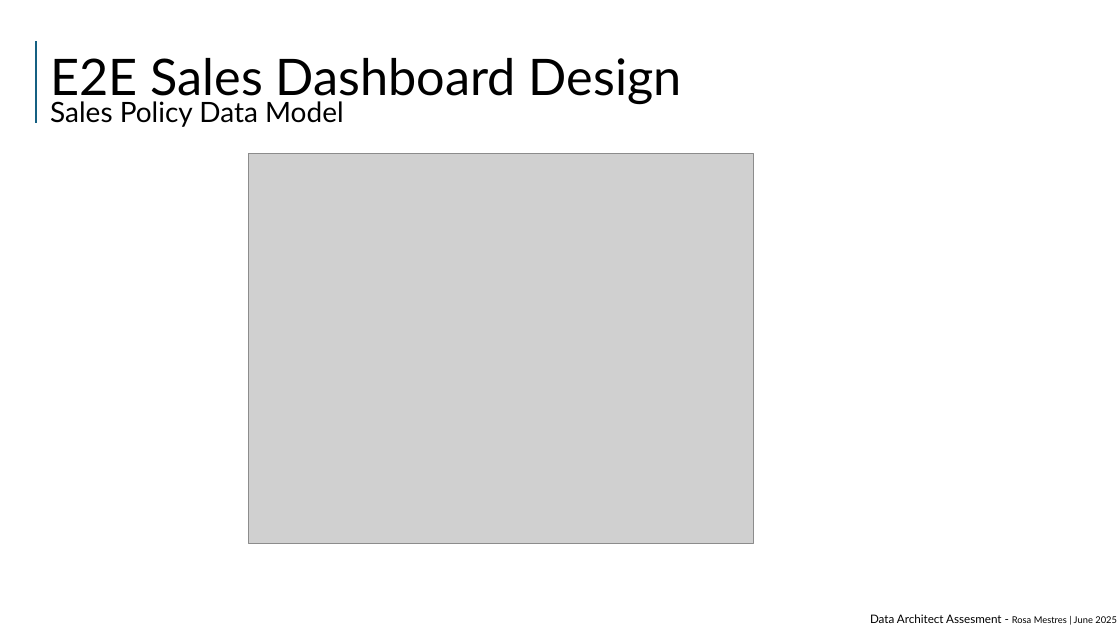
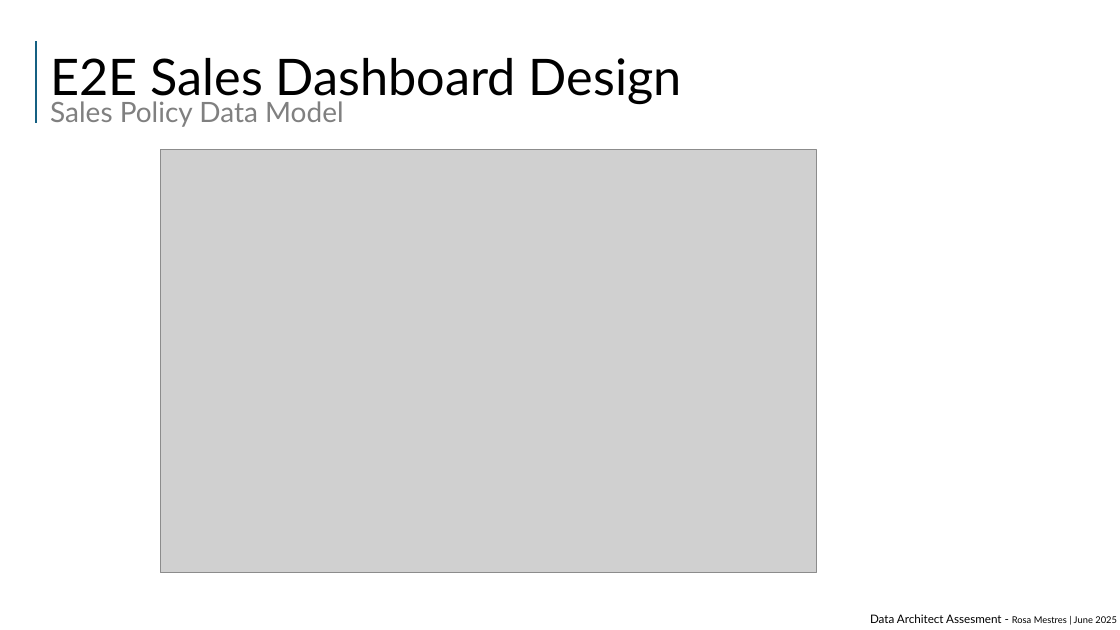
Before and after one commit to rmhuoc/etl_assesment, a slide deck: slide 10 of PyETL/ppt/data_architect_assesment_v1_copy.pptx (slide 8 before the commit). Drawn at 1120x630 pixels with LibreOffice and Linux fonts; fonts in the diff are those of the drawing; grey boxes stand for pictures. Boxes give left, top, right and bottom in pixels: in the first picture for what was removed or moved away, otherwise in the second. Text is boxed around its words. In the diff, an @@ line names an element or a change of style, - is before the commit and + after.

```diff
--- a/PyETL/ppt/data_architect_assesment_v1_copy.pptx
+++ b/PyETL/ppt/data_architect_assesment_v1_copy.pptx
@@ text "E2E Sales Dashboard Design Sales ..." at (50,58,682,127): text colour #000000 to #808080 in "Sales Policy Data Model" @@
@@ picture: place and size @@
-picture at (249,154,754,544)
+picture at (160,150,817,573)
```
Also in this commit, not shown: 7 other slides changed, 2 slides added, 1 other file.
